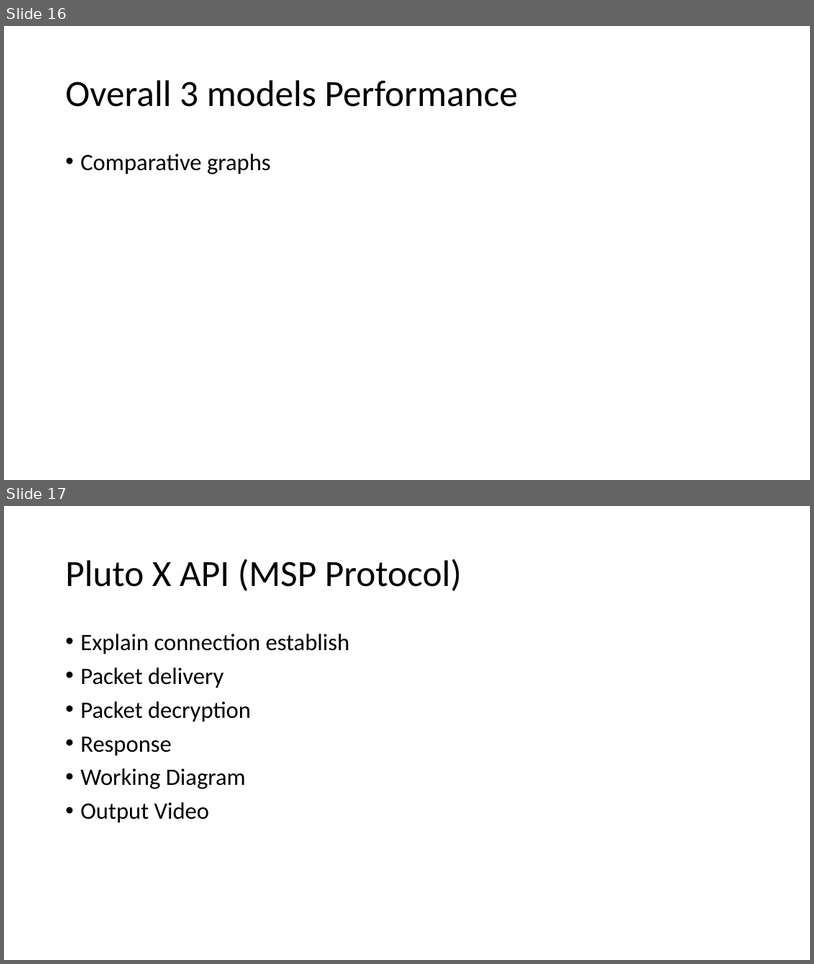
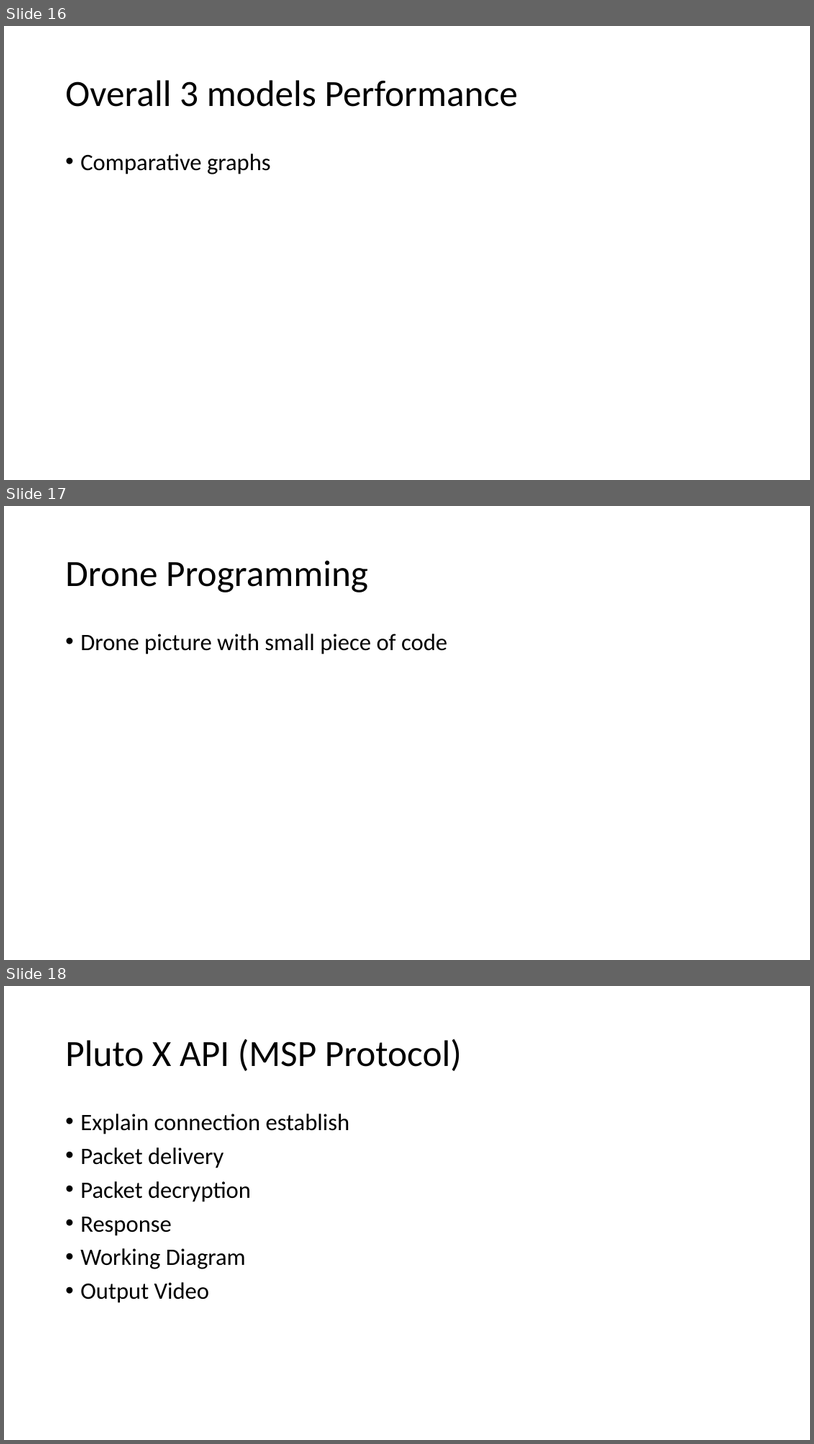
Before and after one commit to MihirRajeshPanchal/STAMP-Drone, a slide deck: Documentation/PPT/Final PPT.pptx. Shown one above the other, each under a label of ours: slides 16 and 17 before the commit, slides 16, 17 and 18 after it. The pictures are 814x964 and 814x1444 pixels, drawn with LibreOffice and Linux fonts; fonts in the diff are those of the drawing. Boxes give left, top, right and bottom in pixels: in the first picture for what was removed or moved away, otherwise in the second. Text is boxed around its words. In the diff, an @@ line names an element or a change of style, - is before the commit and + after.

Commit message:
Added Output photos + added missing slides

```diff
--- a/Documentation/PPT/Final PPT.pptx
+++ b/Documentation/PPT/Final PPT.pptx
@@ slide 17 added at [4,506,810,960], background #FFFFFF @@
@@ title added at [65,560,368,592], 44 pt, text #000000 @@
+Drone Programming
@@ text added at [80,633,448,654], 28 pt, text #000000 @@
+• Drone picture with small piece of code
@@ what was slide 17 is now slide 18 @@
```
Also in this commit, not shown: 19 other files.
